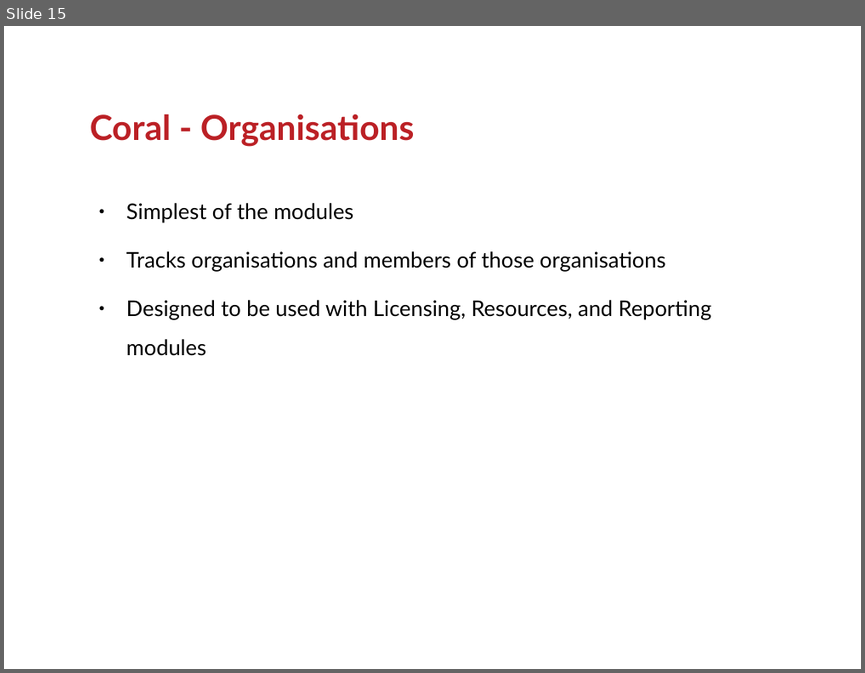
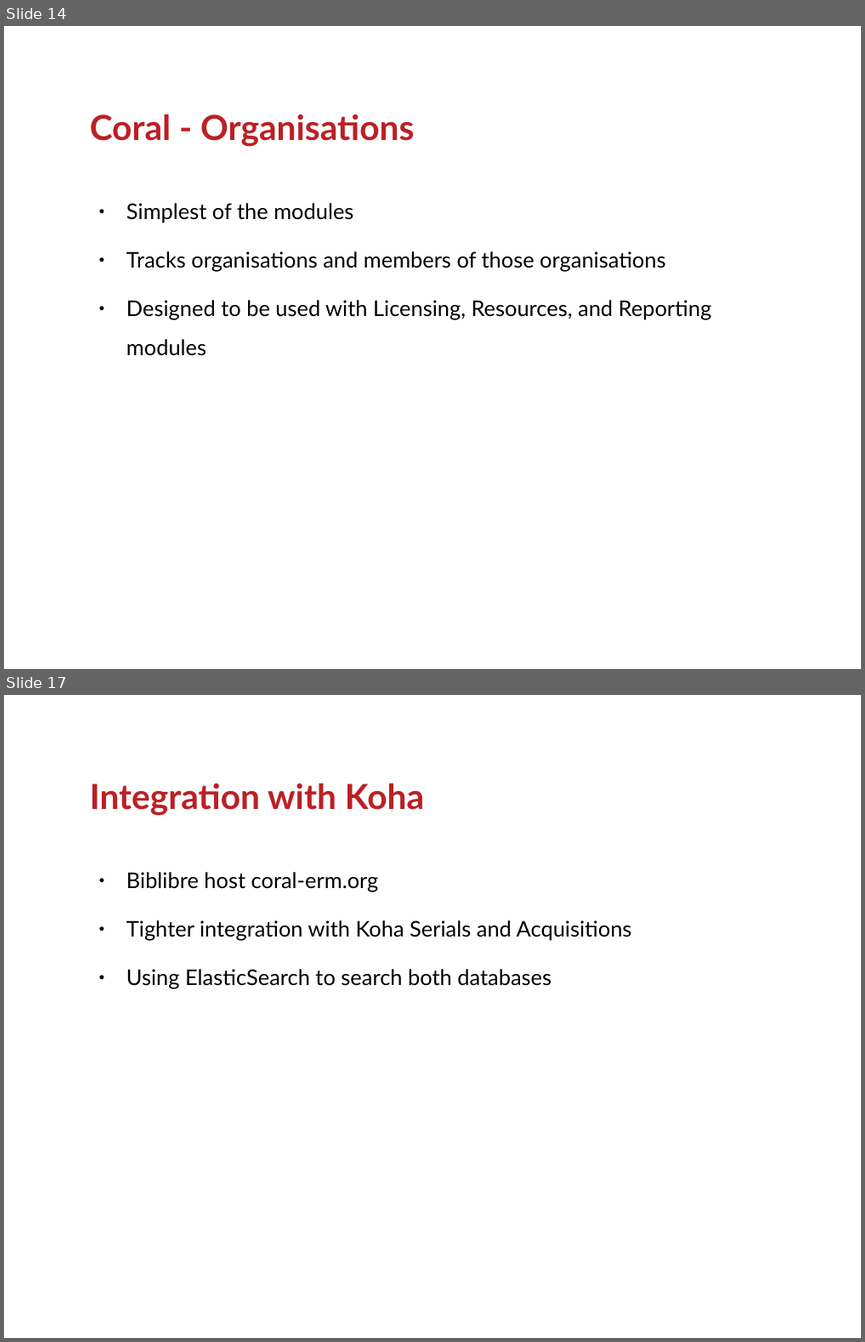
Before and after one commit to ranginui/presentation, a slide deck: kohaconclave/opensource_erm/erm.odp. Shown one above the other, each under a label of ours: slide 15 before the commit, slides 14 and 17 after it; the slides between them are not shown. The pictures are 865x673 and 865x1342 pixels, drawn with LibreOffice and Linux fonts; fonts in the diff are those of the drawing; background and template pictures are left out. Boxes give left, top, right and bottom in pixels: in the first picture for what was removed or moved away, otherwise in the second. Text is boxed around its words. In the diff, an @@ line names an element or a change of style, - is before the commit and + after.

```diff
--- a/kohaconclave/opensource_erm/erm.odp
+++ b/kohaconclave/opensource_erm/erm.odp
@@ slide 17 added at box(4, 695, 861, 1338), background #FFFFFF @@
@@ title added at box(90, 783, 424, 816), 32 pt, text #BB2025, bold @@
+Integration with Koha
@@ text added at box(126, 872, 632, 989), 20 pt, text #000000 @@
+● Biblibre host coral-erm.org
+● Tighter integration with Koha Serials and Acquisitions
+● Using ElasticSearch to search both databases
@@ what was slide 15 is now slide 14 @@
```
Also in this commit, not shown: 1 slide changed, 2 other slides added, 3 slides removed.
